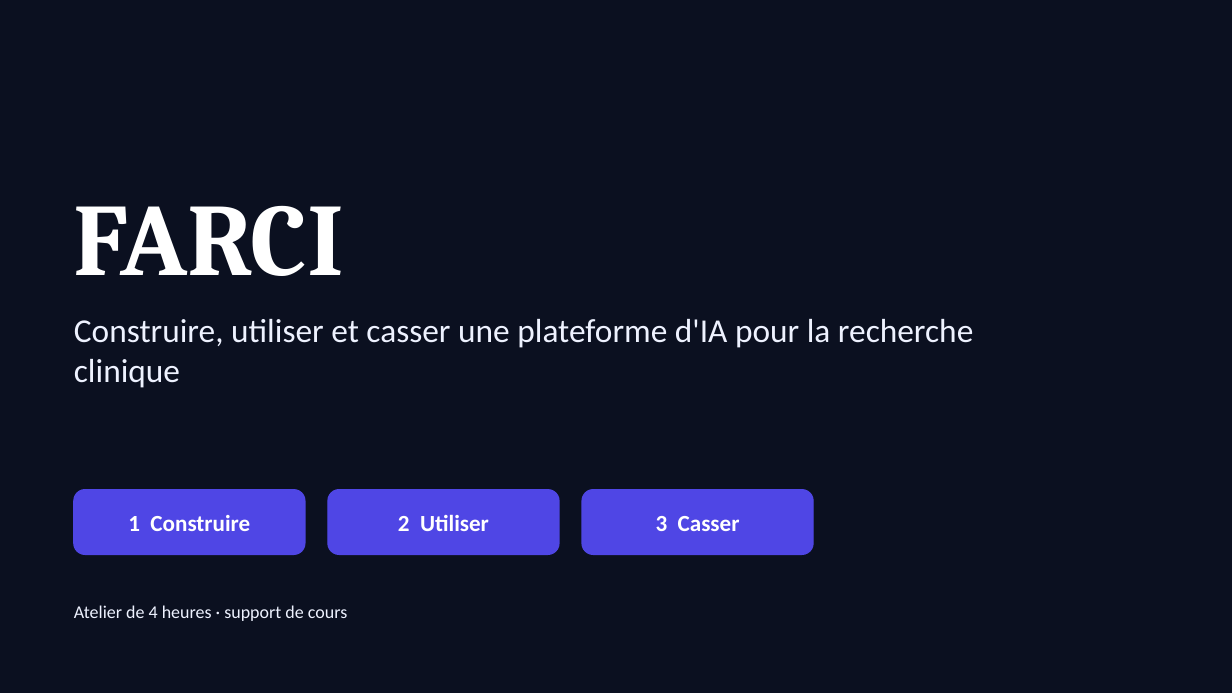
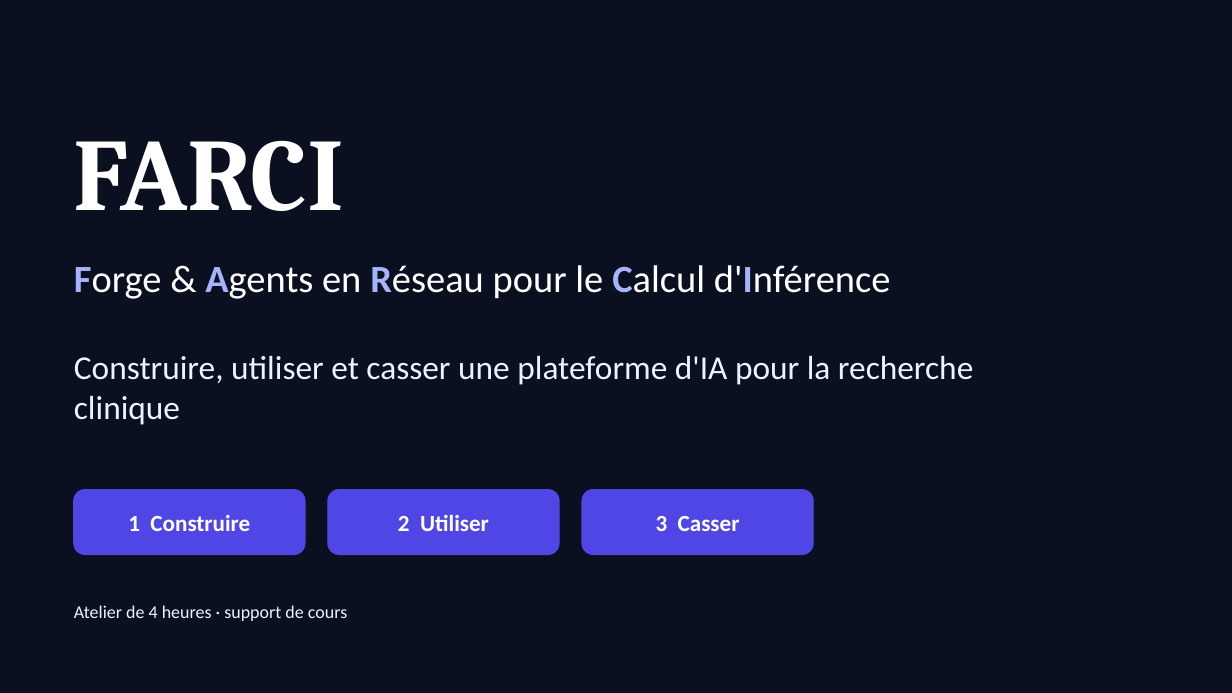
Before and after one commit to jdanion/FARCI, a slide deck: slide 1 of docs/support/FARCI-support-de-cours.pptx. Drawn at 1232x693 pixels with LibreOffice and Linux fonts; fonts in the diff are those of the drawing. Boxes give left, top, right and bottom in pixels: in the first picture for what was removed or moved away, otherwise in the second. Text is boxed around its words. In the diff, an @@ line names an element or a change of style, - is before the commit and + after.

```diff
--- a/docs/support/FARCI-support-de-cours.pptx
+++ b/docs/support/FARCI-support-de-cours.pptx
@@ title "FARCI" moved from (x1=74, y1=205, x2=344, y2=276) to (x1=74, y1=140, x2=344, y2=211) @@
@@ text added at (x1=74, y1=265, x2=891, y2=299), 30 pt, text #FFFFFF @@
+Forge & Agents en Réseau pour le Calcul d'Inférence
@@ text "Construire, utiliser et casser une ..." moved from (x1=74, y1=319, x2=973, y2=388) to (x1=74, y1=356, x2=973, y2=425) @@
```
Also in this commit, not shown: 2 other slides changed, 8 other files.
